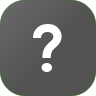
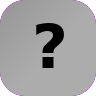
Before/after of a 96 x 96 layered artwork. What changed in the layer stack:
painted on "?" over [33, 23, 64, 72]
painted on "Ebene" over [0, 0, 96, 96]
